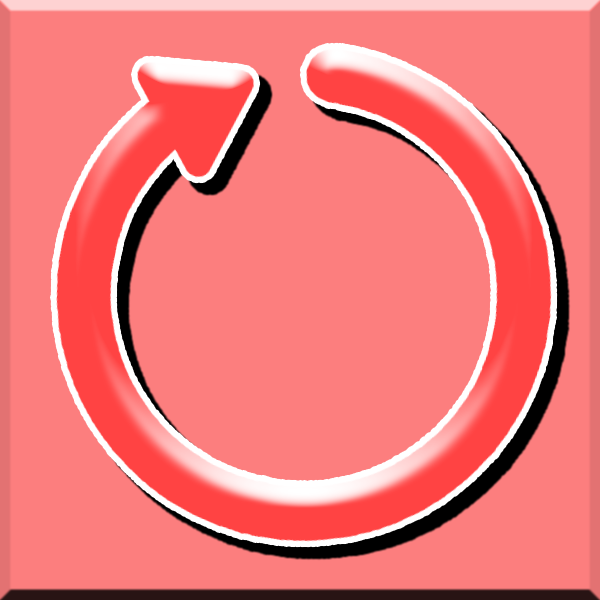
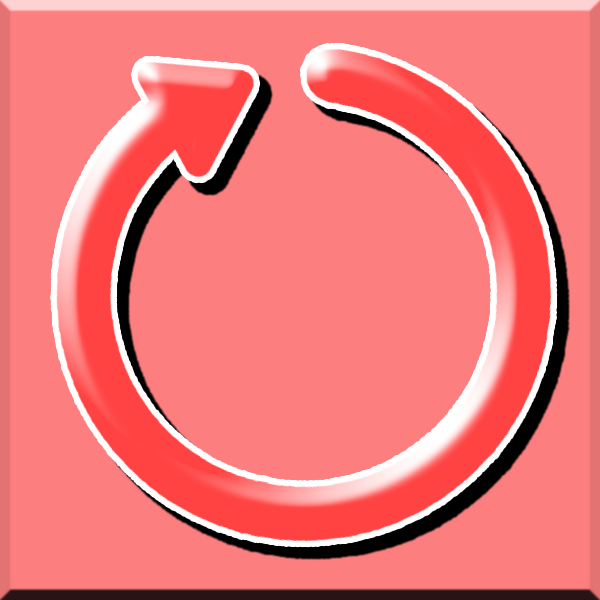
Layers edited between the first and the second 600 × 600 image:
pixels changed over 56, 48, 533, 508 (layer not identified)
